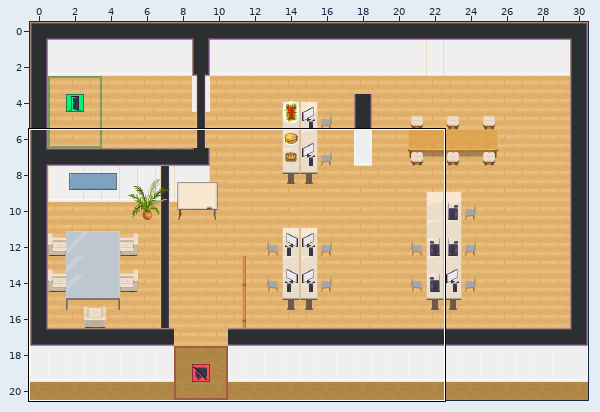
Tiled map (JSON), stored at map.tmj. The first picture is a wide view before the edit; the outline marks the close-up.
Close-up. As it was:
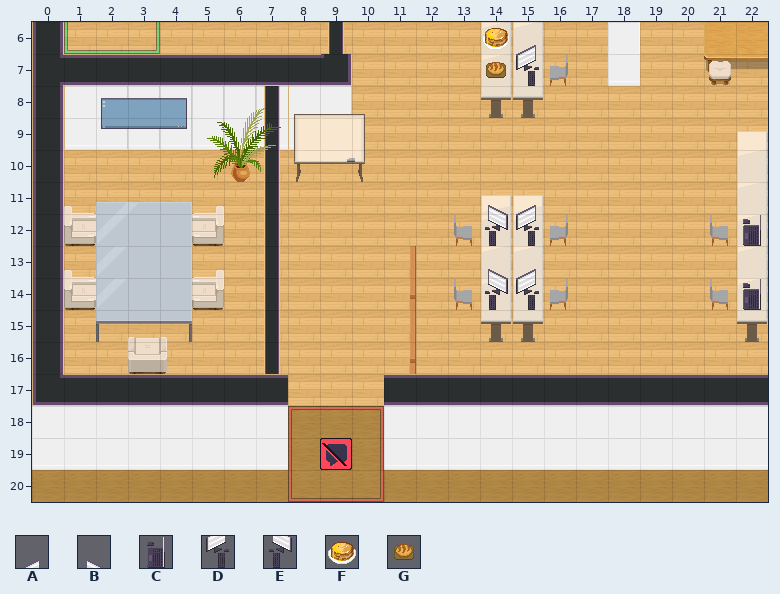
Cells are 32x32 px. Shown: x 0..22, y 6..20. Not drawn, because the pictures are missing: unchanged layer "walls/decorationWalls".
Key: from "WA_Miscellaneous": A 20, B 21, C 25, D 30, E 31, F 93, G 94.
_ is an empty cell.
Layers that did not change in this view are not listed.
Layer "furniture/desktop" before, first column x 0:
 6 ______________FA_______
 7 ______________GD_______
 8 _______________________
 9 _______________________
10 _______________________
11 ______________BA_______
12 ______________ED______C
13 ______________BA_______
14 ______________ED______C
15 _______________________
16 _______________________
17 _______________________
18 _______________________
19 _______________________
20 _______________________
And afterwards:
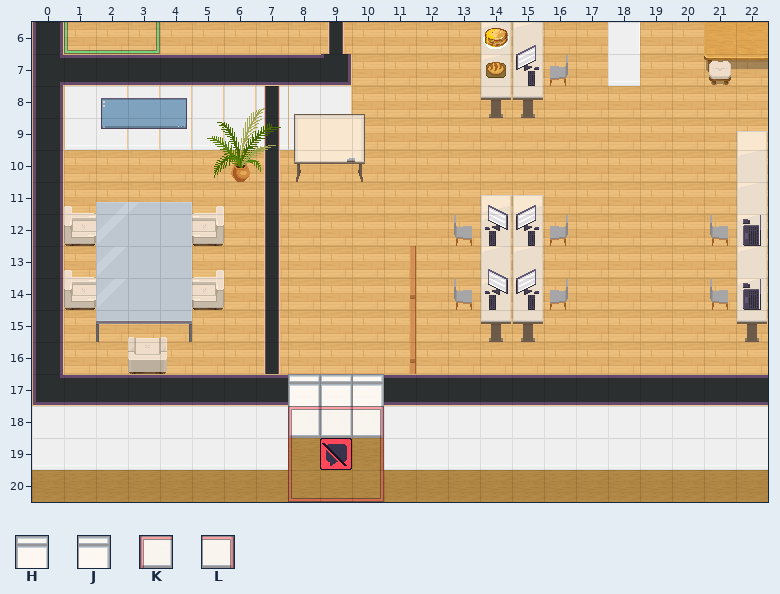
Further tiles: from "WA_Room_Builder": H 735, J 736, K 760, L 761.
See-through tiles are keyed as they look on the map.
Changes in this commit:
Changed rows in their new state; . is an unchanged cell.
Layer "furniture/desktop":
first column x 8:
17 HHJ
18 KKL
